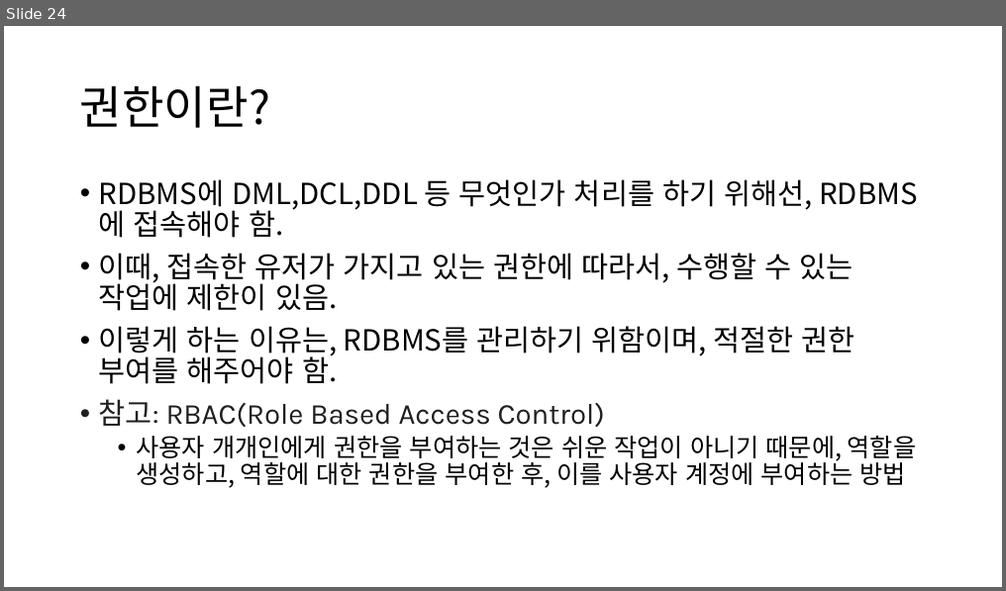
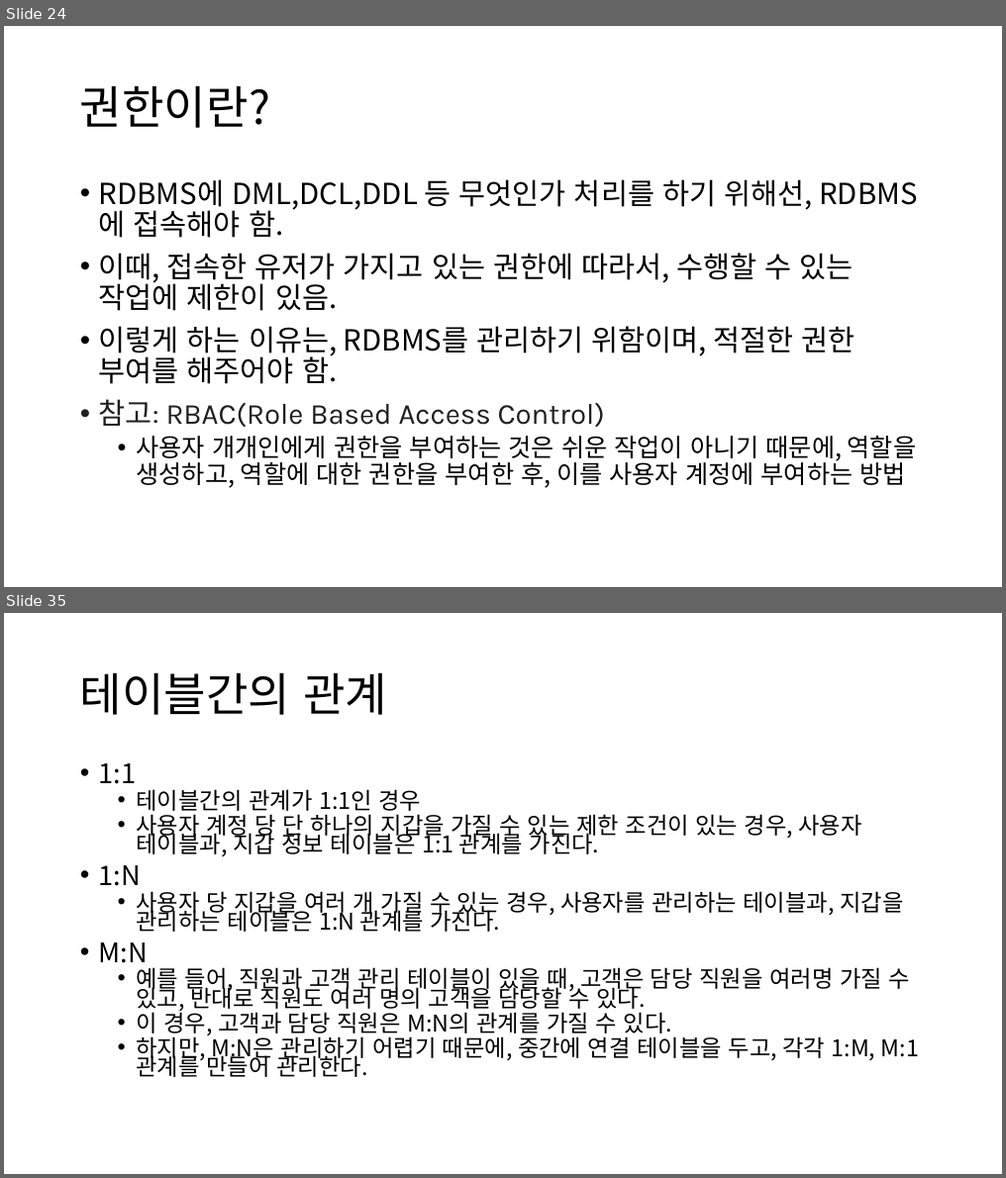
Before and after one commit to Baskervir/simcoding_jm, a slide deck: hy/수업자료/9주차 SQL/SQL.pptx. Shown one above the other, each under a label of ours: slide 24 before the commit, slides 24 and 35 after it; the slides between them are not shown. The pictures are 1006x591 and 1006x1178 pixels, drawn with LibreOffice and Linux fonts; fonts in the diff are those of the drawing. Boxes give left, top, right and bottom in pixels: in the first picture for what was removed or moved away, otherwise in the second. Text is boxed around its words. In the diff, an @@ line names an element or a change of style, - is before the commit and + after.

```diff
--- a/hy/수업자료/9주차 SQL/SQL.pptx
+++ b/hy/수업자료/9주차 SQL/SQL.pptx
@@ slide 35 added at (4, 613, 1002, 1174), background #FFFFFF @@
@@ title added at (80, 672, 387, 715), 44 pt, text #000000 @@
+테이블간의 관계
@@ text added at (99, 763, 919, 1077), 22.2 pt, text #000000 @@
+• 1:1
+  • 테이블간의 관계가 1:1인 경우
+  • 사용자 계정 당 단 하나의 지갑을 가질 수 있는 제한 조건이 있는 경우, 사용자 테이블과, 지갑 정보 테이블은 1:1 관계를 가진다.
+• 1:N
+  • 사용자 당 지갑을 여러 개 가질 수 있는 경우, 사용자를 관리하는 테이블과, 지갑을 관리하는 테이블은 1:N 관계를 가진다.
+• M:N
+  • 예를 들어, 직원과 고객 관리 테이블이 있을 때, 고객은 담당 직원을 여러명 가질 수 있고, 반대로 직원도 여러 명의 고객을 담당할 수 있다.
+  • 이 경우, 고객과 담당 직원은 M:N의 관계를 가질 수 있다.
+  • 하지만, M:N은 관리하기 어렵기 때문에, 중간에 연결 테이블을 두고, 각각 1:M, M:1 관계를 만들어 관리한다.
```
Also in this commit, not shown: 12 other slides added, 1 other file.
